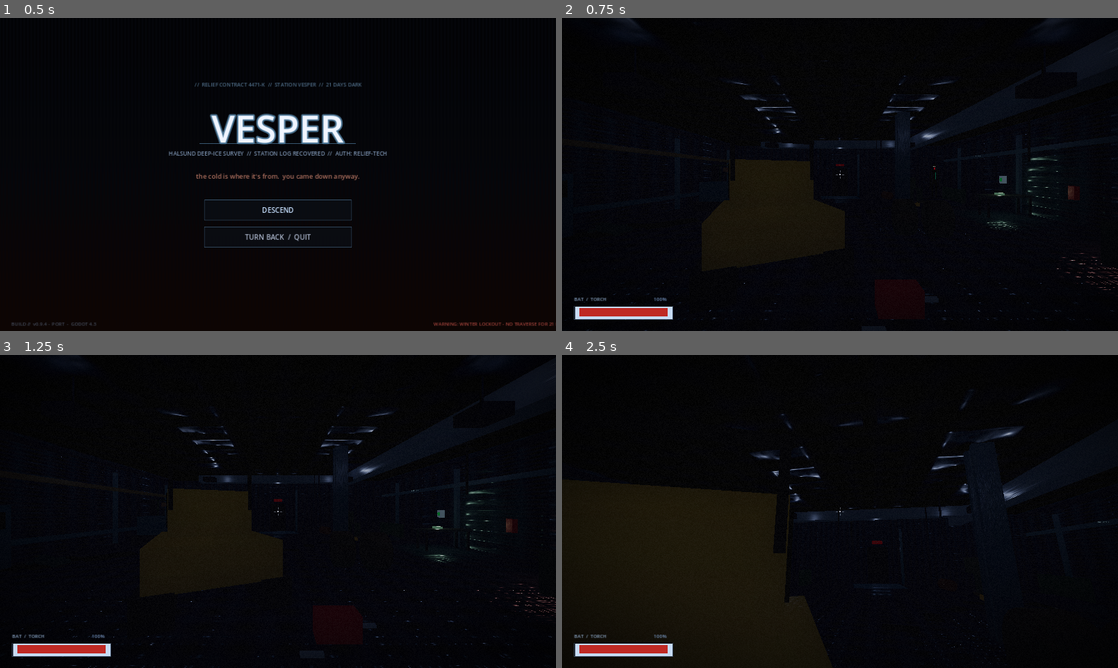
Above: before the commit, frames 1-4 (two rows, left to right).
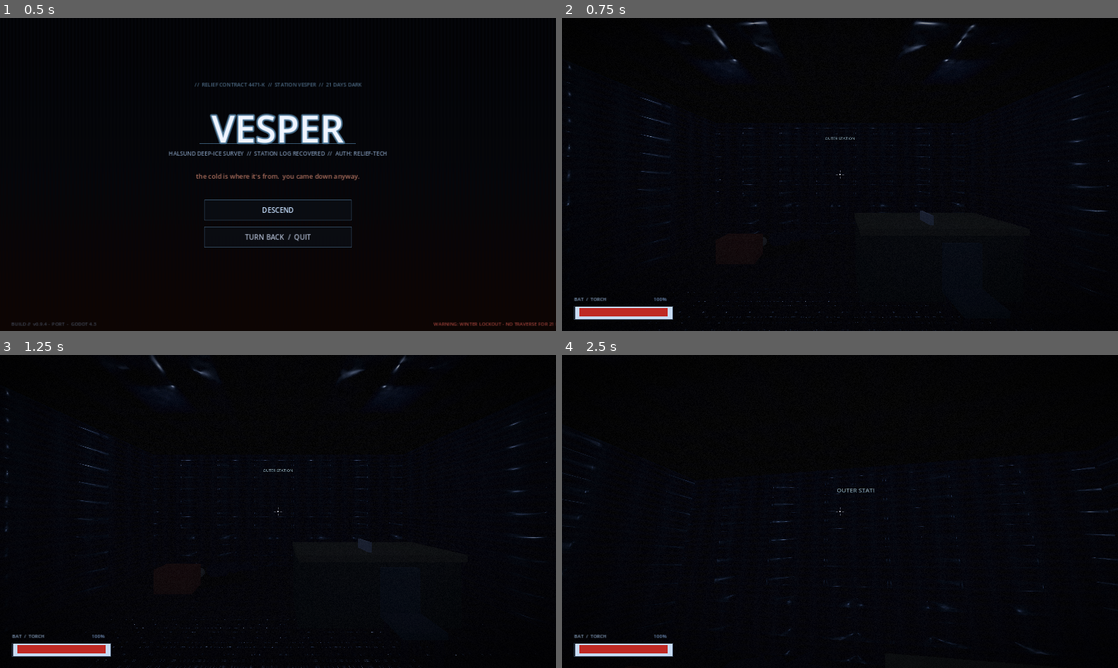
Above: after the commit, the same moments.

Repository: jakob265/horror
Game: Godot game, scene res://scenes/main.tscn
The game is run twice, just before and just after one commit, with the same random seed, the same clock (stepped at 60 frames per second) and the same inputs.
Inputs (mouse positions are in pixels of both pictures, inside the frame that each line leads up to):
- Up to frame 1 (0.5 s): no input
- Up to frame 2 (0.75 s): click "DESCEND" at 0.5 s
- Up to frame 3 (1.25 s): no input
- Up to frame 4 (2.5 s): tap Enter at 1.25 s; move the mouse to (867, 511) at 1.27 s; hold Ctrl (crouch) 1.28-2.03 s; hold W (move_forward) from 1.28 s (still down); click (867, 511) at 1.42 s; tap Space at 1.52, 2.27 s; move the mouse to (812, 511) at 2.02 s; tap E (interact) at 2.1 s

Frame 1 is identical in both runs. In frame 2, 2.2% of the frame differs, in the area x 0-100%, y 0-100%; in frame 3, 1.9%; in frame 4, 4.3%, in the area x 0-100%, y 12-100%.

Commit message:
RoomGen: wire seal flags into end walls; Act 0 linear spine
Two real bugs found by hand-tracing what I just pushed:

1. RoomGen read seal_low_end/seal_high_end from cfg but never used them -
   end walls were always solid, so wings could not chain (the doorway
   between them was never cut). Added _end_wall(): sealed -> solid wall,
   unsealed -> wall with a doorway gap at the corridor centerline, so the
   next wing connects through one shared opening.

2. Act 0's first draft used perpendicular corridors that would overlap at
   the intersection. Rewrote it as a single south->north spine of four
   chained z-axis wings (admin/dorm/lab/industrial), all centered on x=0,
   width 4, so adjacent floors and side walls line up exactly. Only the
   first wing seals its south end (the entry hall connects via its own
   doorway); every north end is unsealed; the final passage chains onto the
   last wing's north opening. ~21 rooms total.

Also boots the game into act0 now (entry point moved from act1).

https://claude.ai/code/session_01HfxPrm2HXwdjVL4tw9a6S6

Diff:
--- a/godot/scripts/acts/act0_outer.gd
+++ b/godot/scripts/acts/act0_outer.gd
@@ -1,14 +1,14 @@
 extends Node3D
 # VESPER - ACT 0: THE OUTER STATION
-# Walking in. The arrival annex - admin offices, security shack, customs gate -
-# that you crossed when the Sno-Cat dropped you off. Procedurally laid out so
-# the station feels like a place that EXISTS, not a series of game levels.
-# No hunter yet. The cold has already taken everyone.
-
-const ENTRY_HALL_W := 8.0
-const ENTRY_HALL_D := 12.0
-const ENTRY_HALL_H := 3.6
-
+# Walking in. The arrival annex you crossed when the Sno-Cat dropped you:
+# customs, admin offices, security, a long storage spine. Procedurally laid
+# out so the station reads as a PLACE, not a level. No hunter; the cold took
+# everyone already. One peeker watches from the dark at the far end.
+#
+# Layout is a single south->north spine of chained corridor wings. Each wing's
+# north end is left UNSEALED (doorway at x=0); the next wing's south end is
+# also unsealed at the same x=0, so they connect through one shared opening.
+# Wings never run perpendicular, so side rooms never collide.
 
 var _crossed := false
 var _room_count := 0
@@ -17,14 +17,12 @@
 func _ready() -> void:
 	ActUtil.light_rig_dark(self, 0.10, 0.024)
 	_build_entry_hall()
-	_build_admin_wing()
-	_build_security_wing()
+	_build_spine()
 	_build_final_passage()
 
-	# Low haunt - this is "the dark before the dark", a beat of dread, no chase.
 	ActUtil.haunt(self, {
 		"intensity": 0.30, "flicker": true, "flicker_rate": 0.7,
-		"peekers": [{"pos": Vector3(0, 0, -38.0), "kind": HorrorShape.KIND_HARGROVE, "rot": 0.0}],
+		"peekers": [{"pos": Vector3(0, 0, -62.0), "kind": HorrorShape.KIND_HARGROVE, "rot": 0.0}],
 	})
 
 	if GameState.player:
@@ -37,31 +35,25 @@
 func _process(_dt: float) -> void:
 	if _crossed:
 		return
-	if GameState.player and GameState.player.global_position.z < -39.5:
+	if GameState.player and GameState.player.global_position.z < -63.5:
 		_crossed = true
 		SceneRouter.transition_to("act1")
 
 
-# --- Hand-crafted entry hall (south, where you spawn) --------------------
-# The first room you see should still be hand-crafted so the act has a
-# coherent opening; the generator handles the wings beyond it.
+# --- Hand-crafted entry hall (south, spawn) ------------------------------
 
 func _build_entry_hall() -> void:
 	var wall := Color(0.32, 0.34, 0.38)
 	var floor_c := Color(0.36, 0.38, 0.42)
 	var ceil_c := Color(0.14, 0.15, 0.18)
 
-	# Entry hall: x [-4, 4], z [0, 12], h=3.6. Spawn at (0, 0.5, 5.5).
-	Chamber.add_floor_ceiling(self, ENTRY_HALL_W, ENTRY_HALL_D, ENTRY_HALL_H,
-		floor_c, ceil_c, Vector3(0, 0, 6))
-	# East / west / south walls solid.
-	Chamber.add_wall(self, "x", -4, 0, 12, ENTRY_HALL_H, wall)
-	Chamber.add_wall(self, "x",  4, 0, 12, ENTRY_HALL_H, wall)
-	Chamber.add_wall(self, "z", 12, -4, 4, ENTRY_HALL_H, wall)
-	# North wall has the doorway through into the admin wing's corridor.
-	Chamber.add_wall(self, "z",  0, -4, 4, ENTRY_HALL_H, wall, 0.0)
+	# x [-4, 4], z [0, 12], h=3.6. North wall opens (x=0) into the spine.
+	Chamber.add_floor_ceiling(self, 8, 12, 3.6, floor_c, ceil_c, Vector3(0, 0, 6))
+	Chamber.add_wall(self, "x", -4, 0, 12, 3.6, wall)
+	Chamber.add_wall(self, "x",  4, 0, 12, 3.6, wall)
+	Chamber.add_wall(self, "z", 12, -4, 4, 3.6, wall)
+	Chamber.add_wall(self, "z",  0, -4, 4, 3.6, wall, 0.0)
 
-	# Dressing: a customs desk, dropped duffel bag, three frozen footprints.
 	Chamber.make_prop_box(self, Vector3(2.4, 1.0, 1.0), Vector3(-1.5, 0.50, 9.0), Color(0.30, 0.27, 0.22))
 	Chamber.make_prop_box(self, Vector3(2.4, 0.1, 1.2), Vector3(-1.5, 1.05, 9.0), Color(0.40, 0.36, 0.28))
 	Chamber.make_chair(self, Vector3(-1.5, 0, 7.8), Color(0.30, 0.31, 0.34), 180.0)
@@ -70,76 +62,71 @@
 		ActUtil.blood_decal(self, Vector3(0.6, 0.02, fz), Vector2(0.5, 0.8), "up",
 			Color(0.70, 0.78, 0.90, 0.20))
 	ActUtil.corpse(self, Vector3(1.6, 0, 11.0), -60.0, true, Color(0.20, 0.22, 0.26))
-
-	# A pinned arrival note.
 	Interactable.make_examine(self, Vector3(-1.4, 1.10, 8.8), Vector3(0.05, 0.30, 0.40),
 		"Read the customs board",
 		"Customs receipt board, names crossed off one per line through the rotation. " +
 		"The latest entry, hand-printed at the bottom: 'NO MORE COMING. " +
 		"NO ONE TO BE SIGNED OUT.'", 6.0)
 	ActUtil.wall_label(self, "OUTER STATION", Vector3(0, 3.0, 11.85), 24, Color(0.7, 0.84, 0.9))
-
 	_room_count += 1
 
 
-# --- Procedural admin wing (extends west off the entry hall corridor) ----
+# --- Procedural spine: four chained wings, south to north ----------------
+# Each wing is a z-axis corridor at perp x=0, width 4. Adjacent wings share
+# the boundary plane: wing A's high (north) end is unsealed; wing B sits
+# directly north of it with its low (south) end unsealed at the same x=0
+# opening. Because both corridors center on x=0 and are width 4, their floors
+# and side walls line up exactly - no seam, no overlap.
 
-func _build_admin_wing() -> void:
-	# A long corridor running south->north (z-axis), with side rooms off both
-	# sides. Entry hall's north doorway at (0, 0, 0) lands the player in the
-	# corridor's south end. Corridor centered at x=0 to align with the entry.
-	_room_count += RoomGen.stamp_corridor_wing(self, {
-		"theme": "admin",
-		"axis": "z",
-		"along_min": -14.0, "along_max": 0.0,
-		"perp": 0.0,
-		"corridor_w": 4.0, "corridor_h": 3.4,
-		"rooms_left": 2, "rooms_right": 2,
-		"room_depth": 6.0, "room_w_along": 5.5, "room_h": 3.0,
-		"seed": 110,
-	})
+func _build_spine() -> void:
+	# (theme, z_low, z_high, rooms_left, rooms_right, seed)
+	var wings := [
+		["admin",      -14.0,   0.0, 2, 2, 110],
+		["dorm",       -28.0, -14.0, 2, 2, 220],
+		["lab",        -42.0, -28.0, 2, 2, 330],
+		["industrial", -54.0, -42.0, 2, 1, 440],
+	]
+	for i in wings.size():
+		var w: Array = wings[i]
+		# South end sealed only for the first wing (the entry hall connects via
+		# its own north doorway at x=0, z=0). Every north end is UNSEALED -
+		# including the last wing's, whose opening at x=0, z=-54 the final
+		# passage chains onto. So no wing seals its north; only the very first
+		# wing seals its south.
+		var seal_south: bool = (i == 0)
+		var seal_north: bool = false
+		_room_count += RoomGen.stamp_corridor_wing(self, {
+			"theme": w[0],
+			"axis": "z",
+			"along_min": float(w[1]), "along_max": float(w[2]),
+			"perp": 0.0,
+			"corridor_w": 4.0, "corridor_h": 3.4,
+			"rooms_left": int(w[3]), "rooms_right": int(w[4]),
+			"room_depth": 6.0, "room_w_along": 5.0, "room_h": 3.0,
+			"seal_low_end": seal_south, "seal_high_end": seal_north,
+			"seed": int(w[5]),
+		})
 
 
-# --- Procedural security wing (perpendicular, branches west at z=-14) ----
-
-func _build_security_wing() -> void:
-	# A cross-corridor: the admin wing's far end opens into this east-west
-	# corridor. We need the admin corridor's far wall (at z=-14) to have a
-	# doorway. We rebuild the joint here: the security corridor's "end" wall
-	# at x=0 has the doorway, and the admin's far wall doorway is the same
-	# physical opening (since both corridors meet at perp=0).
-	_room_count += RoomGen.stamp_corridor_wing(self, {
-		"theme": "industrial",
-		"axis": "x",
-		"along_min": -16.0, "along_max": 16.0,
-		"perp": -16.0,
-		"corridor_w": 4.0, "corridor_h": 3.4,
-		"rooms_left": 3, "rooms_right": 3,
-		"room_depth": 6.0, "room_w_along": 5.0, "room_h": 3.0,
-		"seed": 220,
-	})
-
-
-# --- Final passage (north tunnel through to act 1's bay) -----------------
+# --- Final passage (north tunnel to act 1's bay) -------------------------
 
 func _build_final_passage() -> void:
 	var wall := Color(0.30, 0.32, 0.36)
 	var floor_c := Color(0.34, 0.36, 0.40)
 	var ceil_c := Color(0.13, 0.14, 0.17)
 
-	# Short tunnel x [-2, 2], z [-40, -18], h=3.0. Connects the security
-	# corridor (at z=-16) to act 1's bay entrance via z<-39.5 trigger.
-	Chamber.add_floor_ceiling(self, 4, 22, 3.0, floor_c, ceil_c, Vector3(0, 0, -29))
-	Chamber.add_wall(self, "x", -2, -40, -18, 3.0, wall)
-	Chamber.add_wall(self, "x",  2, -40, -18, 3.0, wall)
-	Chamber.add_wall(self, "z", -40, -2, 2, 3.0, wall)
-	Chamber.add_wall(self, "z", -18, -2, 2, 3.0, wall, 0.0)
+	# x [-2, 2], z [-64, -54], h=3.0. The last spine wing (z up to -54) leaves
+	# its north end unsealed with a doorway at x=0; this passage's south wall
+	# (z=-54) has the matching doorway, so they connect through one opening.
+	# North end (z=-64) is the act-exit threshold.
+	Chamber.add_floor_ceiling(self, 4, 10, 3.0, floor_c, ceil_c, Vector3(0, 0, -59))
+	Chamber.add_wall(self, "x", -2, -64, -54, 3.0, wall)
+	Chamber.add_wall(self, "x",  2, -64, -54, 3.0, wall)
+	Chamber.add_wall(self, "z", -64, -2, 2, 3.0, wall)
+	Chamber.add_wall(self, "z", -54, -2, 2, 3.0, wall, 0.0)
 
-	# Peeker at the far end (configured in haunt above), a body half-frozen
-	# at the threshold, growth climbing the final wall.
-	ActUtil.corpse(self, Vector3(-1.2, 0, -34.0), 35.0, true, Color(0.22, 0.24, 0.28))
-	ActUtil.signal_growth(self, Vector3(1.3, 0, -38.0), 1.2, Color(0.07, 0.13, 0.10))
-	ActUtil.wall_scrawl(self, "VESPER WAITS", Vector3(0, 2.2, -39.85), 0.0, 22, Color(0.50, 0.06, 0.06))
-	ActUtil.wall_label(self, "BAY ACCESS", Vector3(0, 2.6, -39.7), 13, Color(0.7, 0.84, 0.9))
-
+	ActUtil.corpse(self, Vector3(-1.2, 0, -58.0), 35.0, true, Color(0.22, 0.24, 0.28))
+	ActUtil.signal_growth(self, Vector3(1.3, 0, -62.0), 1.2, Color(0.07, 0.13, 0.10))
+	ActUtil.wall_scrawl(self, "VESPER WAITS", Vector3(0, 2.2, -63.85), 0.0, 22, Color(0.50, 0.06, 0.06))
+	ActUtil.wall_label(self, "BAY ACCESS", Vector3(0, 2.6, -63.7), 13, Color(0.7, 0.84, 0.9))
 	_room_count += 1
--- a/godot/scripts/main.gd
+++ b/godot/scripts/main.gd
@@ -89,7 +89,7 @@
 	OlenManager.fired.clear()
 	OlenManager.reset_scene_triggers()
 	Input.mouse_mode = Input.MOUSE_MODE_CAPTURED
-	SceneRouter.transition_to("act1", true)
+	SceneRouter.transition_to("act0", true)
 
 
 func _quit_app() -> void:
--- a/godot/scripts/util/room_gen.gd
+++ b/godot/scripts/util/room_gen.gd
@@ -175,11 +175,12 @@
 		# High-x wall (right side).
 		_run_wall_with_multi_gaps(parent, "x", corridor_high_perp, along_min, along_max,
 			c_h, theme["wall"], right_doors)
-		# End walls (z-axis walls).
-		Chamber.add_wall(parent, "z", along_min, corridor_low_perp, corridor_high_perp,
-			c_h, theme["wall"])
-		Chamber.add_wall(parent, "z", along_max, corridor_low_perp, corridor_high_perp,
-			c_h, theme["wall"])
+		# End walls (z-axis walls). Sealed = solid; unsealed = doorway gap at
+		# the corridor centerline (perp) so an adjoining wing can chain on.
+		_end_wall(parent, "z", along_min, corridor_low_perp, corridor_high_perp,
+			c_h, theme["wall"], perp, seal_low)
+		_end_wall(parent, "z", along_max, corridor_low_perp, corridor_high_perp,
+			c_h, theme["wall"], perp, seal_high)
 	else:
 		# x-axis corridor: along varies in x, perpendicular axis is z.
 		Chamber.add_floor_ceiling(parent, c_len, c_w, c_h, theme["floor"], theme["ceil"],
@@ -188,10 +189,21 @@
 			c_h, theme["wall"], left_doors)
 		_run_wall_with_multi_gaps(parent, "z", corridor_high_perp, along_min, along_max,
 			c_h, theme["wall"], right_doors)
-		Chamber.add_wall(parent, "x", along_min, corridor_low_perp, corridor_high_perp,
-			c_h, theme["wall"])
-		Chamber.add_wall(parent, "x", along_max, corridor_low_perp, corridor_high_perp,
-			c_h, theme["wall"])
+		_end_wall(parent, "x", along_min, corridor_low_perp, corridor_high_perp,
+			c_h, theme["wall"], perp, seal_low)
+		_end_wall(parent, "x", along_max, corridor_low_perp, corridor_high_perp,
+			c_h, theme["wall"], perp, seal_high)
+
+
+# An end-cap wall. If sealed, a solid wall; otherwise a wall with a doorway
+# gap at gap_center so the next wing chains seamlessly onto this opening.
+static func _end_wall(parent: Node3D, axis: String, fixed: float,
+		span_min: float, span_max: float, h: float, color: Color,
+		gap_center: float, sealed: bool) -> void:
+	if sealed:
+		Chamber.add_wall(parent, axis, fixed, span_min, span_max, h, color)
+	else:
+		Chamber.add_wall(parent, axis, fixed, span_min, span_max, h, color, gap_center)
 
 
 # Run a single straight wall with N doorway gaps. Each gap is DOOR_W wide
